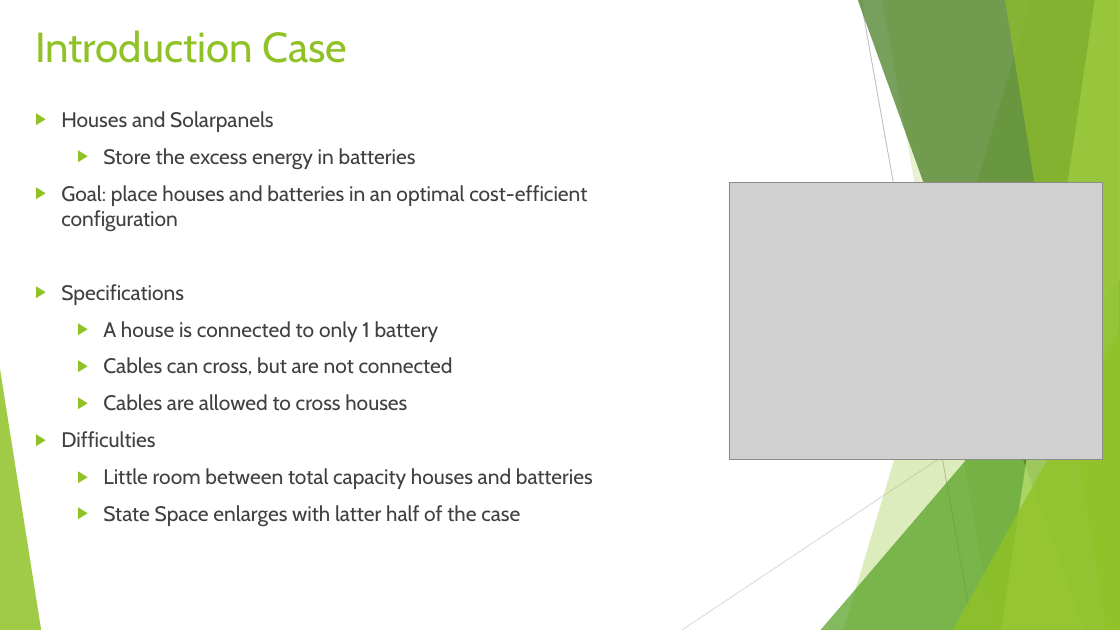
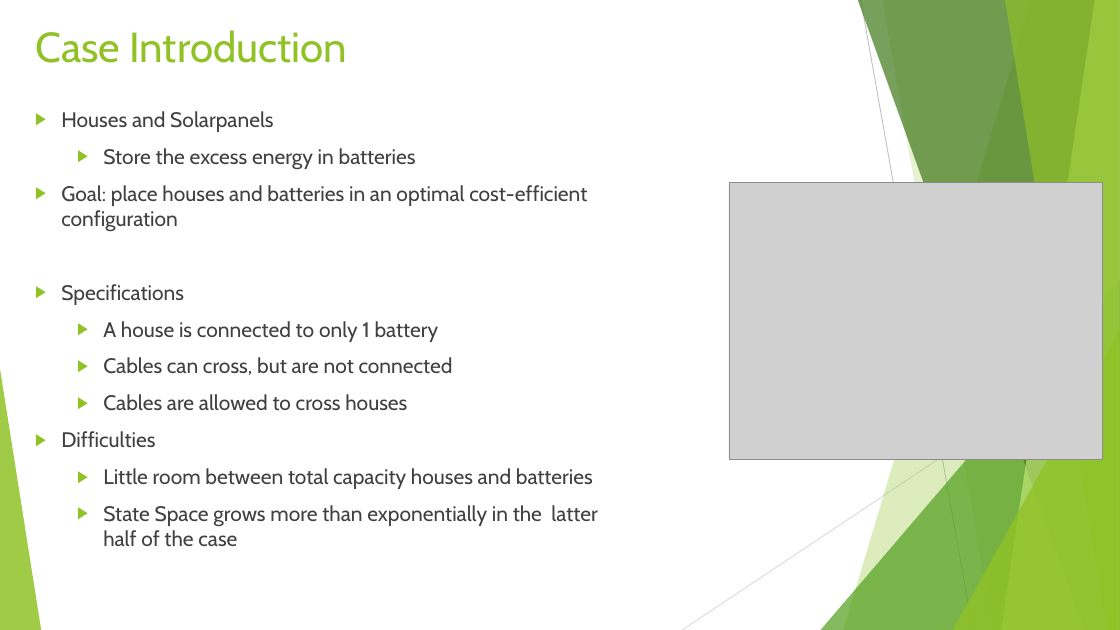
Before and after one commit to JSMR-heuristics/JSMR, a slide deck: slide 2 of EndPres.pptx. Drawn at 1120x630 pixels with LibreOffice and Linux fonts; fonts in the diff are those of the drawing; grey boxes stand for pictures. Boxes give left, top, right and bottom in pixels: in the first picture for what was removed or moved away, otherwise in the second. Text is boxed around its words. In the diff, an @@ line names an element or a change of style, - is before the commit and + after.

```diff
--- a/EndPres.pptx
+++ b/EndPres.pptx
@@ title at [35,30,348,63]: text changed @@
-Introduction Case
+Case Introduction
@@ text at [103,505,597,546]: text changed @@
-  ▶ State Space enlarges with latter half of the case
+  ▶ State Space grows more than exponentially in the latter half of the case
```
Also in this commit, not shown: 3 other slides changed, 4 slides added, 8 other files.
